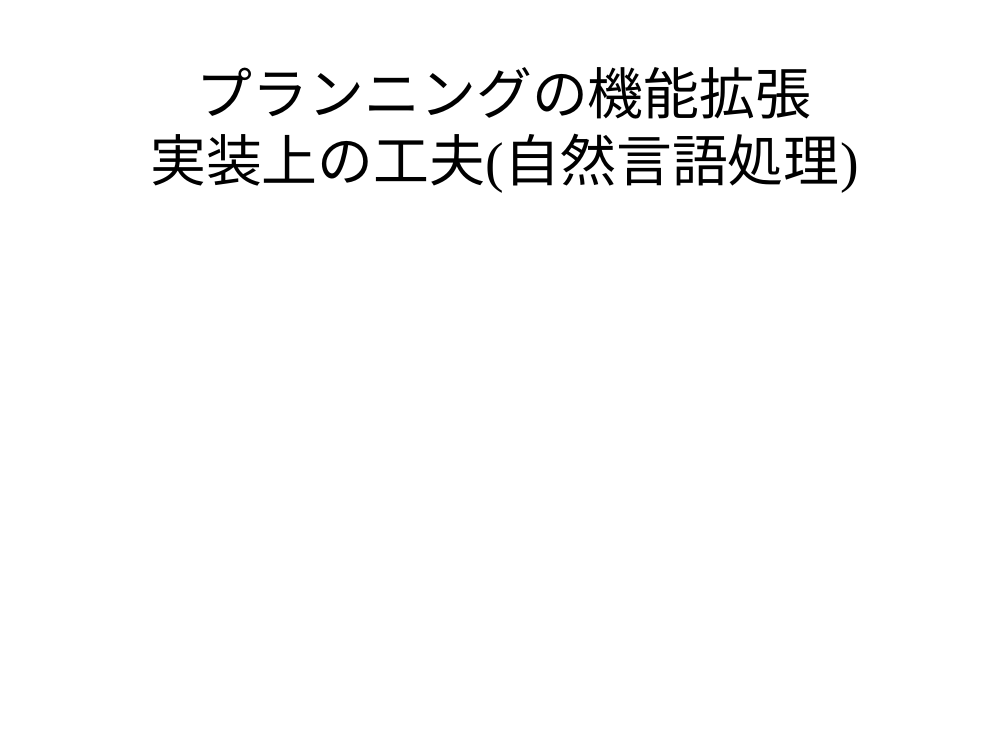
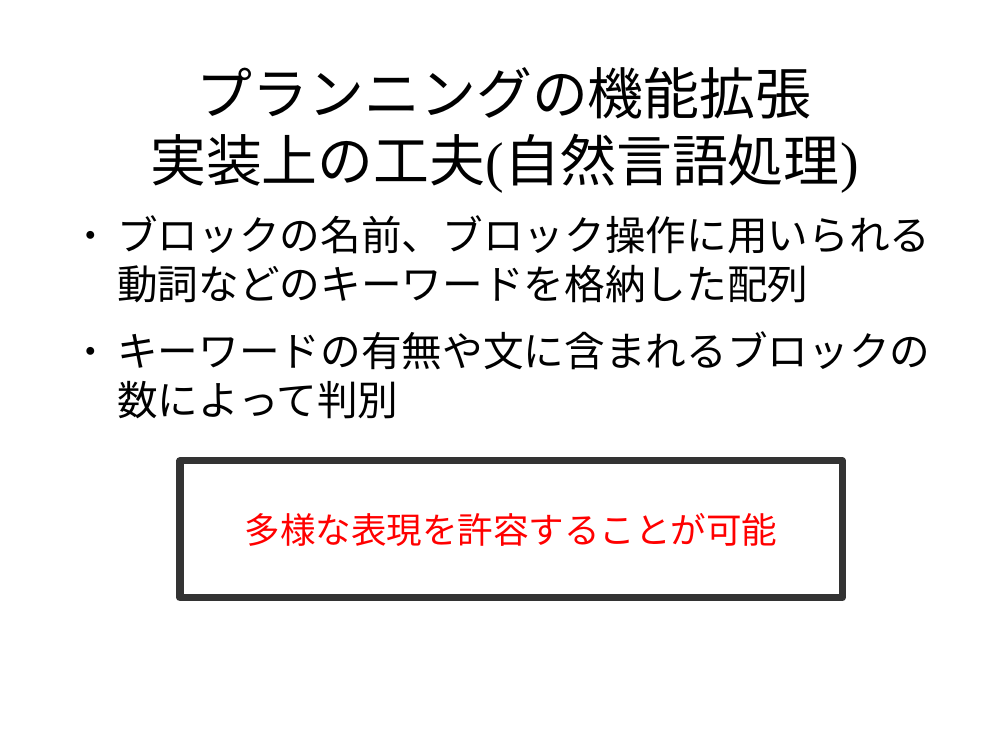
Before and after one commit to pamyupamyu/rep8, a slide deck: slide 16 of グループ1 発表スライド.odp (slide 12 before the commit). Drawn at 1008x756 pixels with LibreOffice and Linux fonts; fonts in the diff are those of the drawing; background and template pictures are left out. Boxes give left, top, right and bottom in pixels: in the first picture for what was removed or moved away, otherwise in the second. Text is boxed around its words. In the diff, an @@ line names an element or a change of style, - is before the commit and + after.

```diff
--- a/グループ1 発表スライド.odp
+++ b/グループ1 発表スライド.odp
@@ text added at box(117, 215, 930, 419), 32 pt, text #000000 @@
+● ブロックの名前、ブロック操作に用いられる動詞などのキーワードを格納した配列
+● キーワードの有無や文に含まれるブロックの数によって判別
@@ rectangle added at box(180, 461, 842, 598), fill #FFFFFF, outline #333333 5.67 pt, 28 pt, text #FF0000 @@
+多様な表現を許容することが可能
```
Also in this commit, not shown: 1 other slide changed, 2 slides added.
